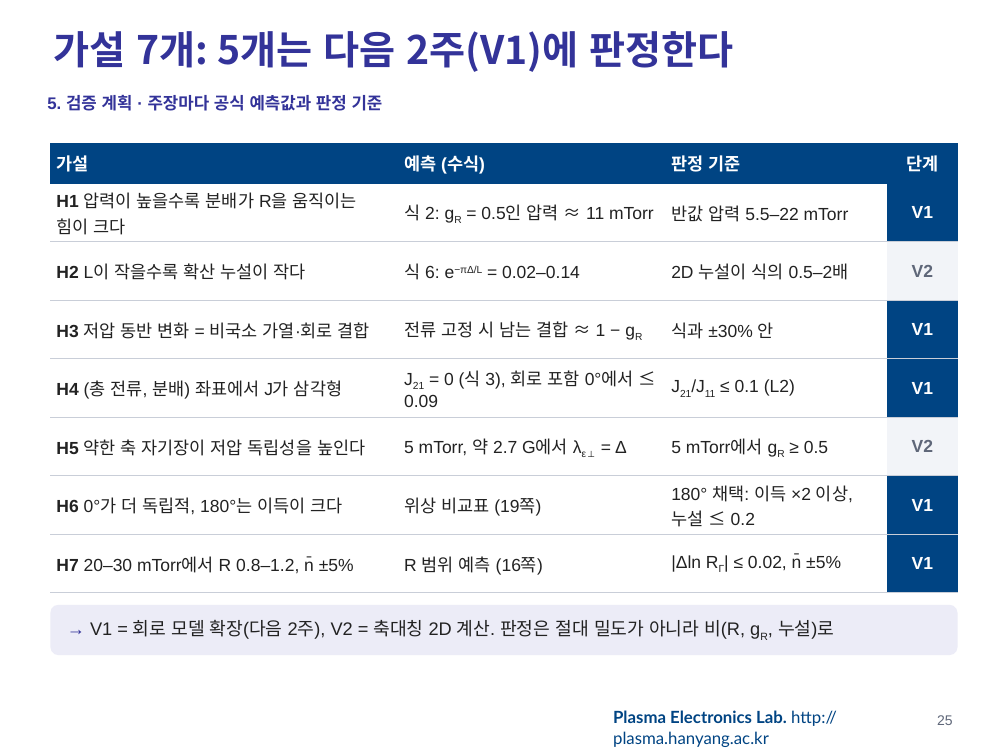
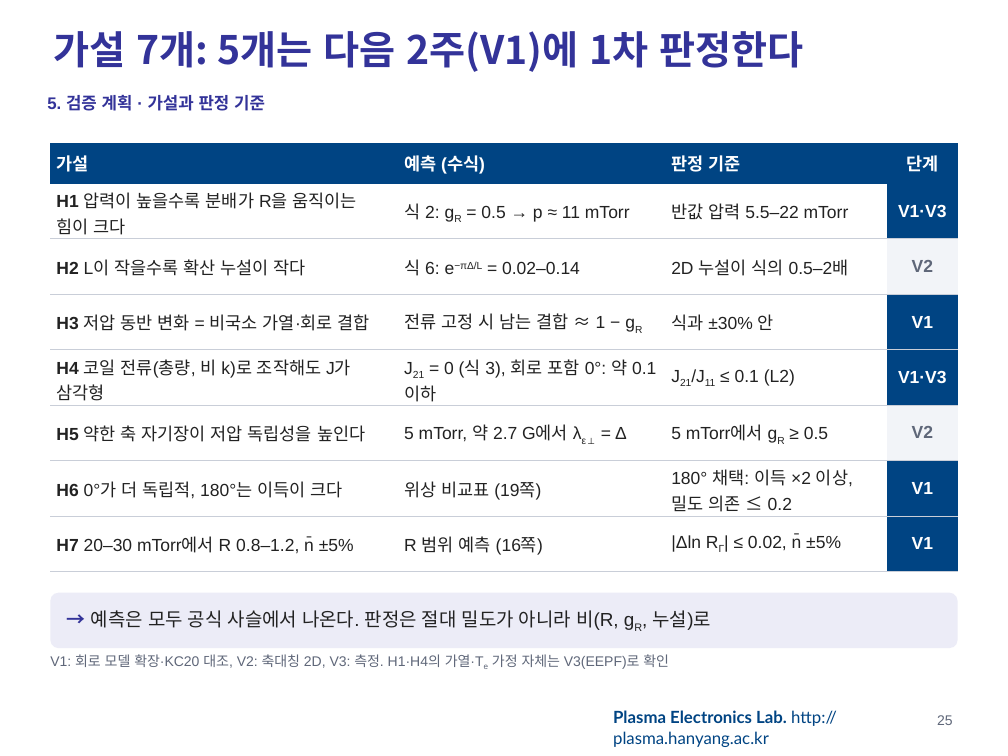
Before and after one commit to garlicjam-pyo/plasma, a slide deck: slide 25 of presentations/1차발표_최종.pptx. Drawn at 1008x756 pixels with LibreOffice and Linux fonts; fonts in the diff are those of the drawing; background and template pictures are left out. Boxes give left, top, right and bottom in pixels: in the first picture for what was removed or moved away, otherwise in the second. Text is boxed around its words. In the diff, an @@ line names an element or a change of style, - is before the commit and + after.

```diff
--- a/presentations/1차발표_최종.pptx
+++ b/presentations/1차발표_최종.pptx
@@ title at box(54, 31, 803, 72): text changed @@
-가설 7개: 5개는 다음 2주(V1)에 판정한다
+가설 7개: 5개는 다음 2주(V1)에 1차 판정한다
@@ text at box(47, 95, 265, 111): text changed @@
-5. 검증 계획 · 주장마다 공식 예측값과 판정 기준
+5. 검증 계획 · 가설과 판정 기준
@@ table at box(50, 143, 958, 572) @@
-row 2, column 2: 식 2: gR = 0.5인 압력 ≈ 11 mTorr
+row 2, column 2: 식 2: gR = 0.5 → p ≈ 11 mTorr
-row 2, column 4: V1
+row 2, column 4: V1·V3
-row 5: H4 (총 전류, 분배) 좌표에서 J가 삼각형 | J21 = 0 (식 3), 회로 포함 0°에서 ≤ 0.09 | J21/J11 ≤ 0.1 (L2) | V1
+row 5: H4 코일 전류(총량, 비 k)로 조작해도 J가 삼각형 | J21 = 0 (식 3), 회로 포함 0°: 약 0.1 이하 | J21/J11 ≤ 0.1 (L2) | V1·V3
-row 7, column 3: 180° 채택: 이득 ×2 이상, 누설 ≤ 0.2
+row 7, column 3: 180° 채택: 이득 ×2 이상, 밀도 의존 ≤ 0.2
@@ rounded rectangle "→ 예측은 모두 공식 사슬에서 ...": place and size @@
-rounded rectangle "→ 예측은 모두 공식 사슬에서 ..." at box(50, 605, 958, 655)
+rounded rectangle "→ 예측은 모두 공식 사슬에서 ..." at box(50, 593, 958, 648)
@@ rounded rectangle "→ 예측은 모두 공식 사슬에서 ..." at box(50, 593, 958, 648): proportions changed @@
@@ text in rounded rectangle at box(91, 610, 711, 630): text changed; size 13 to 13.5 pt @@
-→ V1 = 회로 모델 확장(다음 2주), V2 = 축대칭 2D 계산. 판정은 절대 밀도가 아니라 비(R, gR, 누설)로
+→ 예측은 모두 공식 사슬에서 나온다. 판정은 절대 밀도가 아니라 비(R, gR, 누설)로
@@ text added at box(50, 654, 669, 669), 10 pt, text #5F6779 @@
+V1: 회로 모델 확장·KC20 대조, V2: 축대칭 2D, V3: 측정. H1·H4의 가열·Te 가정 자체는 V3(EEPF)로 확인
```
Also in this commit, not shown: 34 other slides changed, 3 other files.
